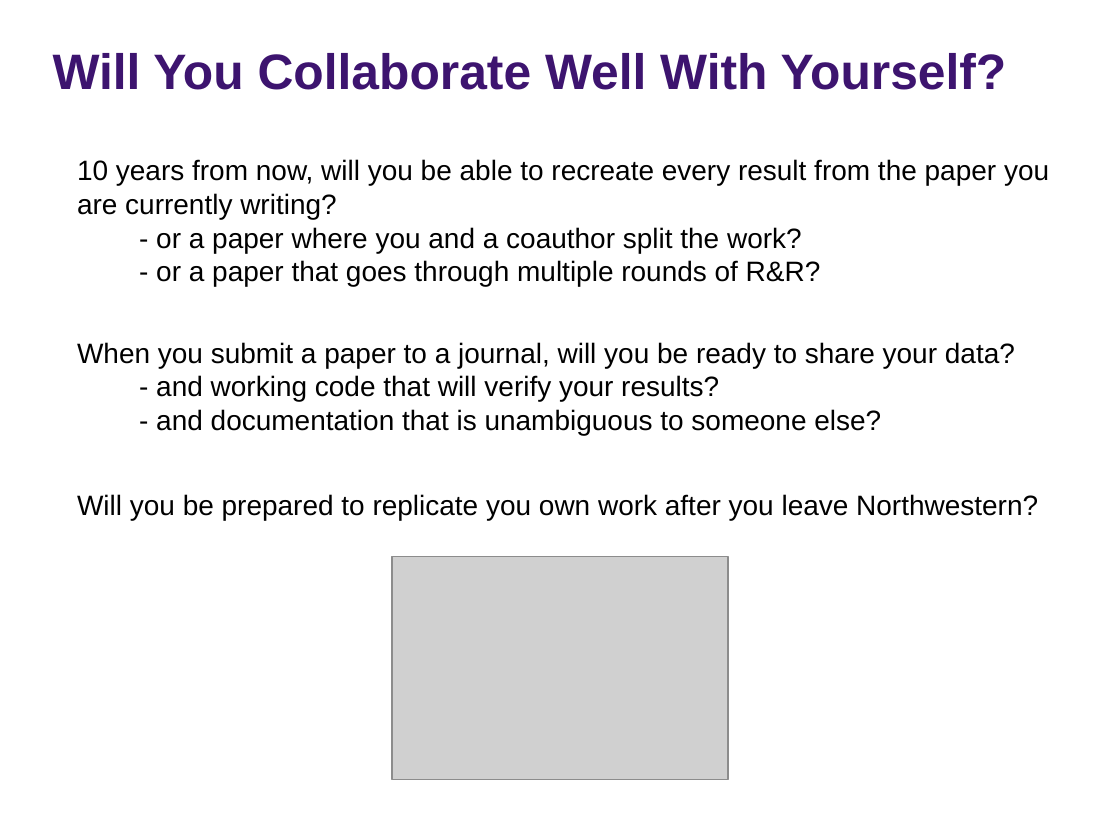
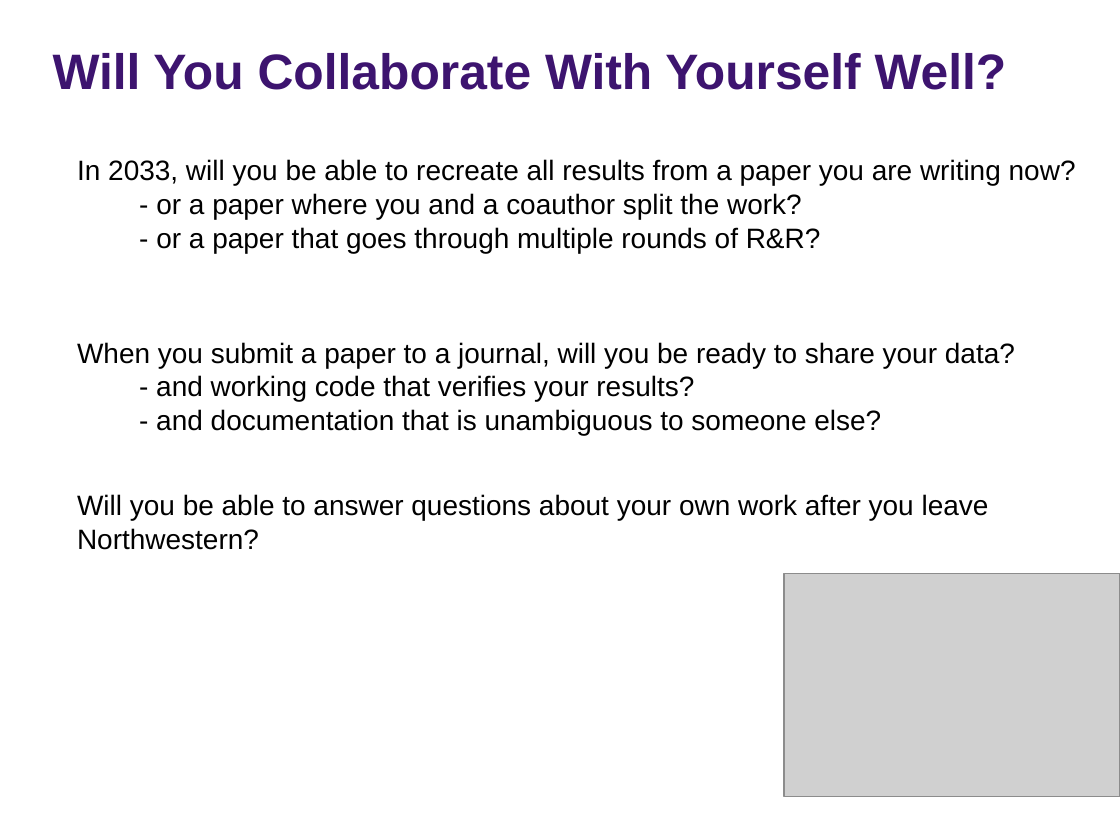
Before and after one commit to rs-kellogg/2023-phd-workshop, a slide deck: slide 5 of session-1/Session 1 - Replication Principles.pptx (slide 6 before the commit). Drawn at 1120x840 pixels with LibreOffice and Linux fonts; fonts in the diff are those of the drawing; grey boxes stand for pictures; background and template pictures are left out. Boxes give left, top, right and bottom in pixels: in the first picture for what was removed or moved away, otherwise in the second. Text is boxed around its words. In the diff, an @@ line names an element or a change of style, - is before the commit and + after.

```diff
--- a/session-1/Session 1 - Replication Principles.pptx
+++ b/session-1/Session 1 - Replication Principles.pptx
@@ title at (x1=53, y1=53, x2=1007, y2=90): text changed @@
-Will You Collaborate Well With Yourself?
+Will You Collaborate With Yourself Well?
@@ text at (x1=77, y1=159, x2=1076, y2=186): text changed @@
-10 years from now, will you be able to recreate every result from the paper you are currently writing?
+In 2033, will you be able to recreate all results from a paper you are writing now?
@@ text at (x1=156, y1=375, x2=694, y2=402): text changed @@
-- and working code that will verify your results?
+- and working code that verifies your results?
@@ text at (x1=77, y1=494, x2=989, y2=520): text changed @@
-Will you be prepared to replicate you own work after you leave Northwestern?
+Will you be able to answer questions about your own work after you leave Northwestern?
@@ picture moved from (x1=392, y1=557, x2=728, y2=780) to (x1=784, y1=573, x2=1120, y2=796) @@
```
Also in this commit, not shown: 4 other slides changed, 1 slide added, 1 slide removed.
